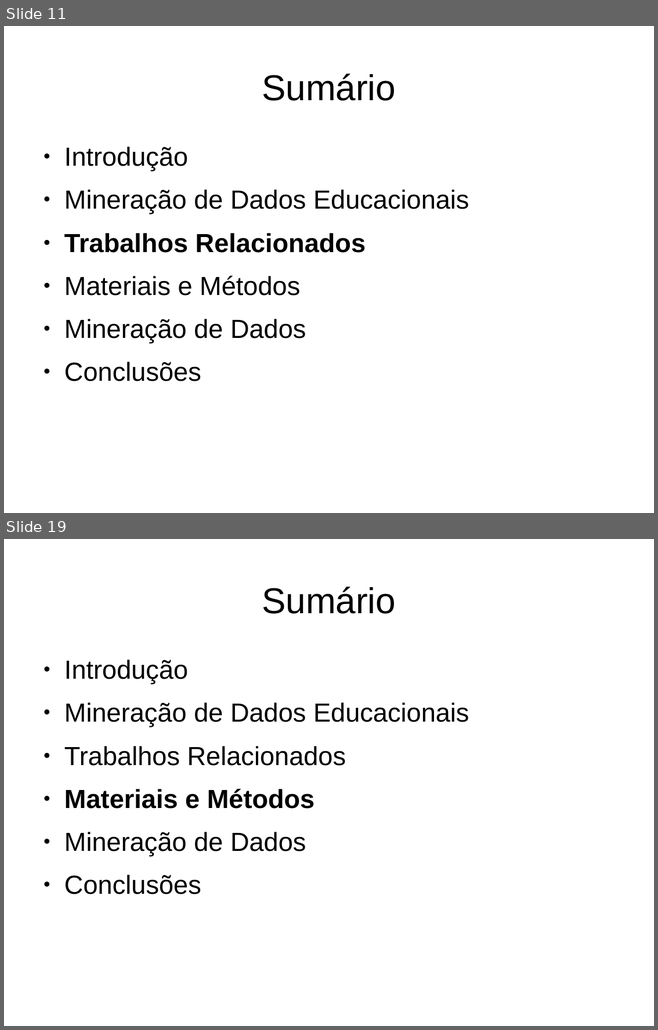
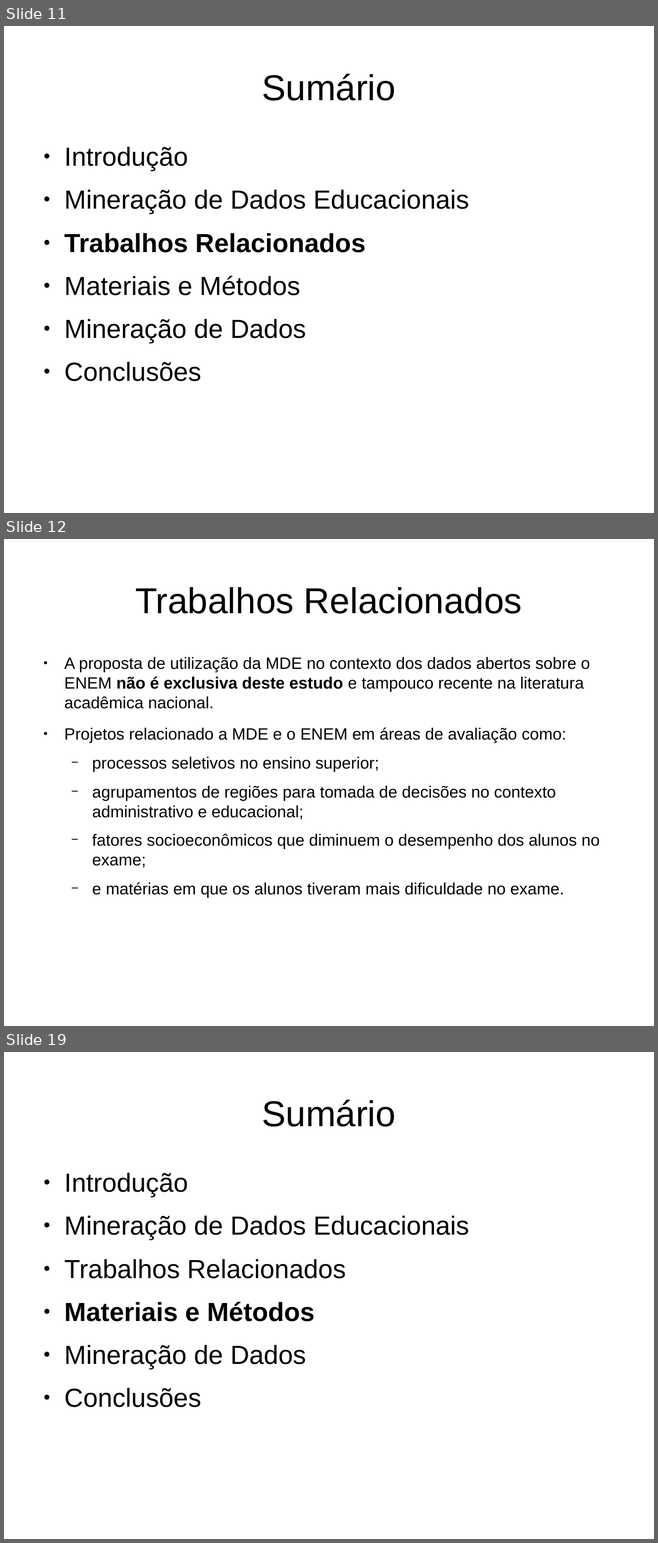
Before and after one commit to alexandre-costa-81/mpdc, a slide deck: mineracao-de-dados-educacionais-nos-resultados-do-enem-de-2015.odp. Shown one above the other, each under a label of ours: slides 11 and 19 before the commit, slides 11, 12 and 19 after it; the slides between them are not shown. The pictures are 658x1030 and 658x1543 pixels, drawn with LibreOffice and Linux fonts; fonts in the diff are those of the drawing. Boxes give left, top, right and bottom in pixels: in the first picture for what was removed or moved away, otherwise in the second. Text is boxed around its words. In the diff, an @@ line names an element or a change of style, - is before the commit and + after.

Commit message:
texto foi passodo totalmente para a apresentação. Todo: fazer as anoteções

```diff
--- a/mineracao-de-dados-educacionais-nos-resultados-do-enem-de-2015.odp
+++ b/mineracao-de-dados-educacionais-nos-resultados-do-enem-de-2015.odp
@@ slide 12 added at [4,539,654,1026], background #FFFFFF @@
@@ title added at [135,587,522,614], 44 pt, text #000000 @@
+Trabalhos Relacionados
@@ text added at [64,657,599,898], 20 pt, text #000000 @@
+● A proposta de utilização da MDE no contexto dos dados abertos sobre o ENEM não é exclusiva deste estudo e tampouco recente na literatura acadêmica nacional.
+● Projetos relacionado a MDE e o ENEM em áreas de avaliação como:
+  − processos seletivos no ensino superior;
+  − agrupamentos de regiões para tomada de decisões no contexto administrativo e educacional;
+  − fatores socioeconômicos que diminuem o desempenho dos alunos no exame;
+  − e matérias em que os alunos tiveram mais dificuldade no exame.
```
Also in this commit, not shown: 13 slides changed, 11 other slides added, 12 slides removed, 2 other files.
